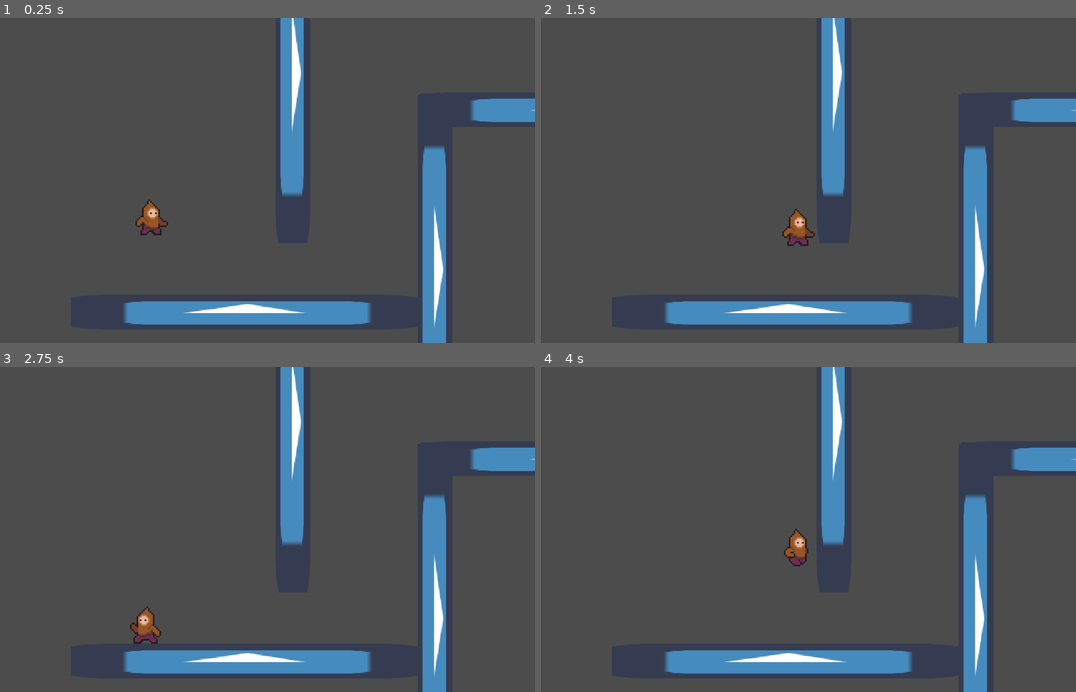
Above: before the commit, frames 1-4 (two rows, left to right).
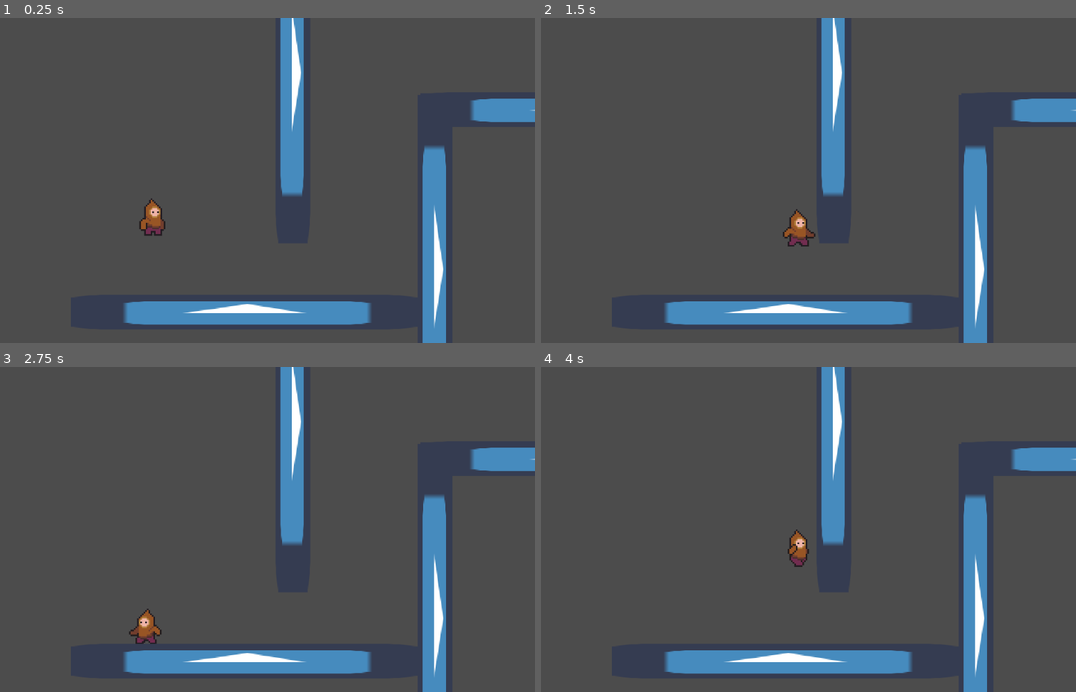
Above: after the commit, the same moments.

Repository: PaulStamas/Manlet
Game: Godot game, scene res://Main.tscn
Same seed, same stepped clock (60 frames per second), same inputs: the game is played once before the commit and once after it. The engine's default icon, where the game draws it, is replaced by a stand-in: a white triangle on a blue panel in a dark square.
Inputs:
- Up to frame 1 (0.25 s): no input
- Up to frame 2 (1.5 s): hold Right (ui_right) from 0.53 s (still down); tap Up (ui_up) at 0.77 s
- Up to frame 3 (2.75 s): tap Up (ui_up) at 1.52 s; release Right (ui_right) at 2.03 s; hold Left (ui_left) from 2.03 s (still down)
- Up to frame 4 (4 s): release Left (ui_left) at 2.78 s; hold Right (ui_right) from 2.78 s (still down); tap Up (ui_up) at 3.02, 3.77 s

The runs differ from the first frame. In frame 1, 0.3% of the frame differs, in the area x 25-32%, y 55-68%; in frame 2, 0.1%; in frame 3, 0.3%; in frame 4, 0.2%.

Commit message:
Idle animation

Diff:
--- a/Manlet v0.0.1/AnimatedSprite.gd
+++ b/Manlet v0.0.1/AnimatedSprite.gd
@@ -5,12 +5,23 @@
 # var b = "text"
 
 # Called when the node enters the scene tree for the first time.
+onready var global = $"/root/Global"
+
 func _ready():
 
 	pass # Replace with function body.
 
-func _process(delta):
-	speed_scale = abs(get_parent().velocity.x)/400
+#func _process(delta):
+#	if global.player.ani_state == "Idle":
+#		set_animation("Idle Tired")
+#		speed_scale = 1
+#		position = Vector2(0,-2)
+#
+#	elif global.player.ani_state == "Running":
+#		set_animation("Running")
+#		speed_scale = abs(global.player.velocity.x)/400
+#		#delete when white space is fixed
+#		position = Vector2(0,-21)
 
 # Called every frame. 'delta' is the elapsed time since the previous frame.
 #func _process(delta):
--- /dev/null
+++ b/Manlet v0.0.1/Global.gd
@@ -0,0 +1,9 @@
+extends Node
+
+var player
+
+func _ready():
+	pass # Replace with function body.
+
+func register_player(in_player):
+	player = in_player
--- a/Manlet v0.0.1/Main.tscn
+++ b/Manlet v0.0.1/Main.tscn
@@ -1,7 +1,8 @@
-[gd_scene load_steps=3 format=2]
+[gd_scene load_steps=4 format=2]
 
 [ext_resource path="res://Player.tscn" type="PackedScene" id=1]
 [ext_resource path="res://icon.png" type="Texture" id=2]
+[ext_resource path="res://TestWall.tscn" type="PackedScene" id=3]
 
 [node name="Node2D" type="Node2D"]
 
@@ -10,20 +11,7 @@
 
 [node name="Wall Container" type="Node2D" parent="."]
 
-[node name="StaticBody2D3" type="StaticBody2D" parent="Wall Container"]
-position = Vector2( 578.124, 95.6357 )
-rotation = 1.5708
-__meta__ = {
-"_edit_group_": true
-}
-
-[node name="Sprite" type="Sprite" parent="Wall Container/StaticBody2D3"]
-scale = Vector2( 10, 1 )
-texture = ExtResource( 2 )
-
-[node name="CollisionPolygon2D" type="CollisionPolygon2D" parent="Wall Container/StaticBody2D3"]
-scale = Vector2( 10, 1 )
-polygon = PoolVector2Array( 32, 32, -32, 32, -32, -32, 32, -32 )
+[node name="TestWall1" parent="Wall Container" instance=ExtResource( 3 )]
 
 [node name="StaticBody2D2" type="StaticBody2D" parent="Wall Container"]
 position = Vector2( 840.032, 459.432 )
--- a/Manlet v0.0.1/Player.gd
+++ b/Manlet v0.0.1/Player.gd
@@ -19,10 +19,15 @@
 
 onready var player_sprite = $AnimatedSprite
 
+var ani_state = "Idle"
+
 var wall_jump_dir = null
 var last_wall_jump_dir = null
 var wall_touch_delta = 0;
 var player_dir = "right"
+
+func _ready():
+	$"/root/Global".register_player(self)
 
 func _physics_process(delta):
 	move(delta)
@@ -98,13 +103,16 @@
 		velocity.x -= PLAYER_SPEED
 		player_sprite.flip_h = true
 		player_dir = "left"
+		ani_state = "Running"
 	elif input_right and !input_left:
 		velocity.x += PLAYER_SPEED
 		player_sprite.flip_h = false
 		player_dir = "right"
+		ani_state = "Running"
 	else:
 		if abs(velocity.x) < PLAYER_MAX_STOP_SPEED:
 			velocity.x = 0
+		ani_state = "Idle"
 
 	if velocity.x > PLAYER_MAX_SPEED:
 		velocity.x = PLAYER_MAX_SPEED
@@ -120,6 +128,15 @@
 
 	move_and_slide(velocity, Vector2(0, -1))
 
+func animate():
 
-func animate():
-	pass
+	if ani_state == "Running":
+		player_sprite.play("Running")
+		player_sprite.speed_scale = abs(velocity.x)/400
+		#delete when white space is fixed
+		player_sprite.position = Vector2(0,-21)
+
+	if ani_state == "Idle":
+		player_sprite.play("Idle Tired")
+		player_sprite.speed_scale = 1
+		player_sprite.position = Vector2(0,-2)
--- a/Manlet v0.0.1/Player.tscn
+++ b/Manlet v0.0.1/Player.tscn
@@ -8,27 +8,39 @@
 [ext_resource path="res://Art/Manlet Running/running boi right5.png" type="Texture" id=6]
 [ext_resource path="res://Art/Manlet Running/running boi right6.png" type="Texture" id=7]
 [ext_resource path="res://AnimatedSprite.gd" type="Script" id=8]
+[ext_resource path="res://Art/Idle Tired/idle tired6.png" type="Texture" id=9]
+[ext_resource path="res://Art/Idle Tired/idle tired7.png" type="Texture" id=10]
+[ext_resource path="res://Art/Idle Tired/idle tired8.png" type="Texture" id=11]
+[ext_resource path="res://Art/Idle Tired/idle tired4.png" type="Texture" id=12]
+[ext_resource path="res://Art/Idle Tired/idle tired5.png" type="Texture" id=13]
+[ext_resource path="res://Art/Idle Tired/idle tired1.png" type="Texture" id=14]
+[ext_resource path="res://Art/Idle Tired/idle tired3.png" type="Texture" id=15]
+[ext_resource path="res://Art/Idle Tired/idle tired2.png" type="Texture" id=16]
 
 [sub_resource type="SpriteFrames" id=1]
 animations = [ {
+"frames": [ ExtResource( 14 ), ExtResource( 16 ), ExtResource( 15 ), ExtResource( 12 ), ExtResource( 13 ), ExtResource( 9 ), ExtResource( 10 ), ExtResource( 11 ) ],
+"loop": true,
+"name": "Idle Tired",
+"speed": 10.0
+}, {
 "frames": [ ExtResource( 2 ), ExtResource( 3 ), ExtResource( 4 ), ExtResource( 5 ), ExtResource( 6 ), ExtResource( 7 ) ],
 "loop": true,
-"name": "default",
+"name": "Running",
 "speed": 18.0
 } ]
 
 [node name="Player" type="KinematicBody2D"]
 script = ExtResource( 1 )
-__meta__ = {
-"_edit_group_": true
-}
 
 [node name="CollisionPolygon2D" type="CollisionPolygon2D" parent="."]
 polygon = PoolVector2Array( 32, 32, -32, 32, -32, -32, 32, -32 )
 
 [node name="AnimatedSprite" type="AnimatedSprite" parent="."]
-position = Vector2( -1, -22 )
+position = Vector2( 0, -21 )
 scale = Vector2( 0.3, 0.3 )
 frames = SubResource( 1 )
+animation = "Running"
+frame = 1
 playing = true
 script = ExtResource( 8 )
--- /dev/null
+++ b/Manlet v0.0.1/SwingTest.tscn
@@ -0,0 +1,26 @@
+[gd_scene load_steps=3 format=2]
+
+[ext_resource path="res://Player.tscn" type="PackedScene" id=1]
+[ext_resource path="res://TestWall.tscn" type="PackedScene" id=2]
+
+[node name="SwingTest" type="Node2D"]
+
+[node name="WallContainer" type="Node2D" parent="."]
+
+[node name="StaticBody2D3" parent="WallContainer" instance=ExtResource( 2 )]
+position = Vector2( 169.124, 415.636 )
+rotation = 0.0
+scale = Vector2( 0.5, 1 )
+
+[node name="StaticBody2D4" parent="WallContainer" instance=ExtResource( 2 )]
+position = Vector2( 863.124, 566.636 )
+rotation = 0.0
+scale = Vector2( 0.5, 1 )
+
+[node name="StaticBody2D5" parent="WallContainer" instance=ExtResource( 2 )]
+position = Vector2( 613.124, 138.636 )
+rotation = 0.0
+scale = Vector2( 0.5, 1 )
+
+[node name="Player" parent="." instance=ExtResource( 1 )]
+position = Vector2( 220, 264 )
--- /dev/null
+++ b/Manlet v0.0.1/TestWall.tscn
@@ -0,0 +1,18 @@
+[gd_scene load_steps=2 format=2]
+
+[ext_resource path="res://icon.png" type="Texture" id=1]
+
+[node name="StaticBody2D3" type="StaticBody2D"]
+position = Vector2( 578.124, 95.6357 )
+rotation = 1.5708
+__meta__ = {
+"_edit_group_": true
+}
+
+[node name="Sprite" type="Sprite" parent="."]
+scale = Vector2( 10, 1 )
+texture = ExtResource( 1 )
+
+[node name="CollisionPolygon2D" type="CollisionPolygon2D" parent="."]
+scale = Vector2( 10, 1 )
+polygon = PoolVector2Array( 32, 32, -32, 32, -32, -32, 32, -32 )
--- a/Manlet v0.0.1/project.godot
+++ b/Manlet v0.0.1/project.godot
@@ -19,6 +19,10 @@
 run/main_scene="res://Main.tscn"
 config/icon="res://icon.png"
 
+[autoload]
+
+Global="*res://Global.gd"
+
 [input]
 
 ui_up={
Binary file added: Manlet v0.0.1/Art/Idle Tired/idle tired1.png
Not shown, added: Manlet v0.0.1/Art/Idle Tired/idle tired1.png.import
Binary file added: Manlet v0.0.1/Art/Idle Tired/idle tired2.png
Not shown, added: Manlet v0.0.1/Art/Idle Tired/idle tired2.png.import
Binary file added: Manlet v0.0.1/Art/Idle Tired/idle tired3.png
Not shown, added: Manlet v0.0.1/Art/Idle Tired/idle tired3.png.import
Binary file added: Manlet v0.0.1/Art/Idle Tired/idle tired4.png
Not shown, added: Manlet v0.0.1/Art/Idle Tired/idle tired4.png.import
Binary file added: Manlet v0.0.1/Art/Idle Tired/idle tired5.png
Not shown, added: Manlet v0.0.1/Art/Idle Tired/idle tired5.png.import
Binary file added: Manlet v0.0.1/Art/Idle Tired/idle tired6.png
Not shown, added: Manlet v0.0.1/Art/Idle Tired/idle tired6.png.import
(and 5 more such lines)
